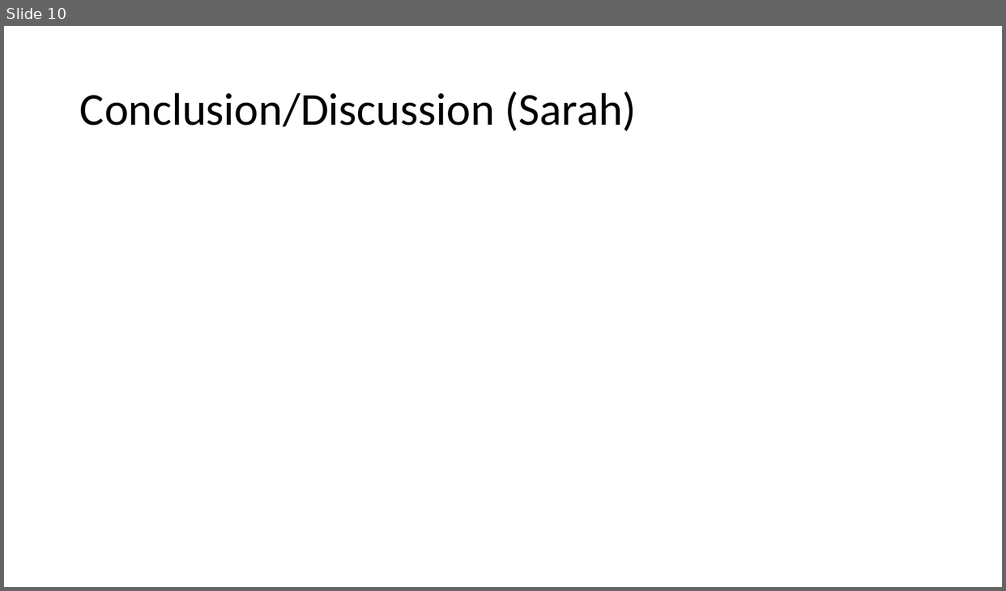
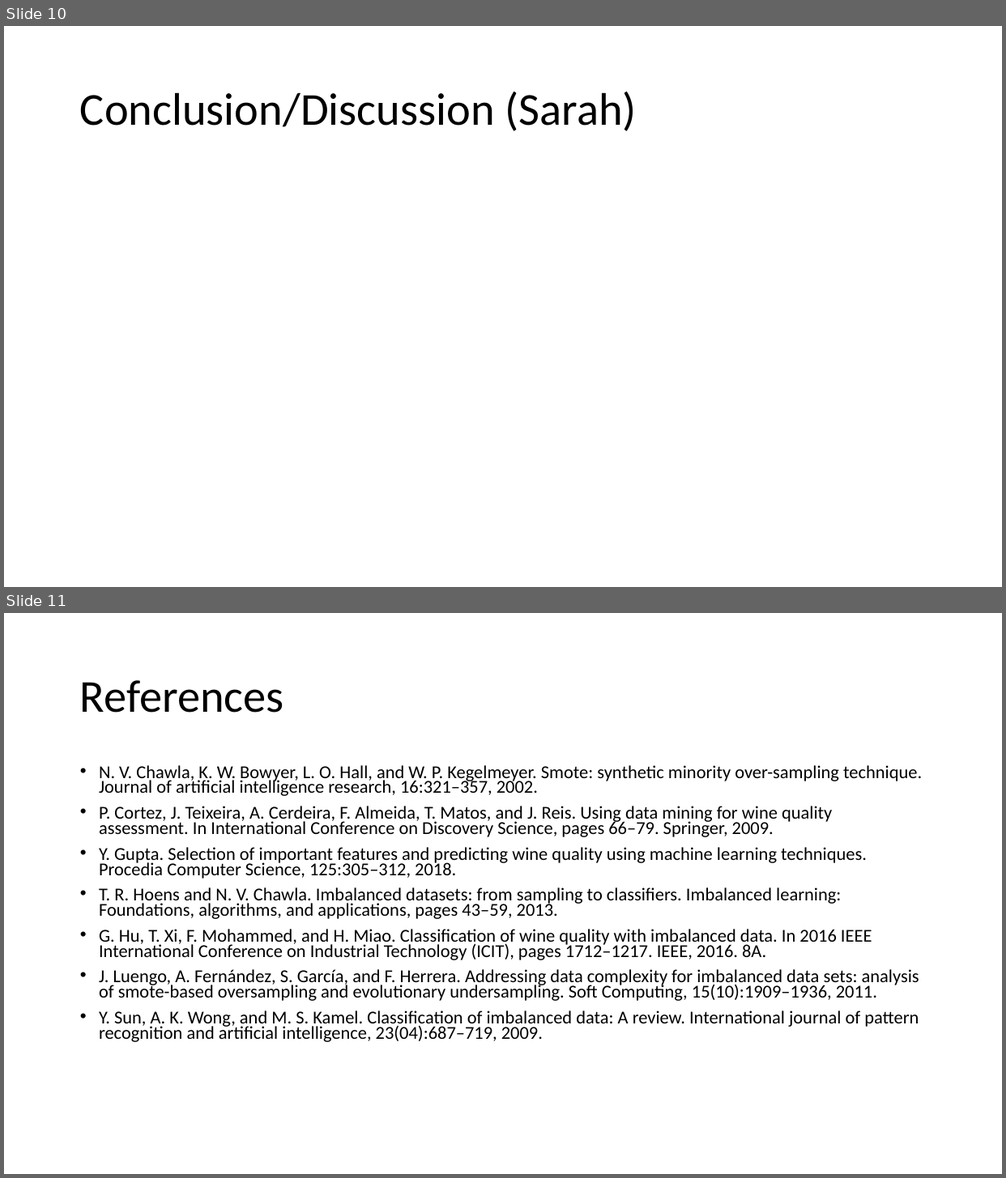
Before and after one commit to earobinson95/Statistical-Learning-Project-UNL-STAT983, a slide deck: presentation/final-presentation.pptx. Shown one above the other, each under a label of ours: slide 10 before the commit, slides 10 and 11 after it. The pictures are 1006x591 and 1006x1178 pixels, drawn with LibreOffice and Linux fonts; fonts in the diff are those of the drawing. Boxes give left, top, right and bottom in pixels: in the first picture for what was removed or moved away, otherwise in the second. Text is boxed around its words. In the diff, an @@ line names an element or a change of style, - is before the commit and + after.

```diff
--- a/presentation/final-presentation.pptx
+++ b/presentation/final-presentation.pptx
@@ slide 11 added at (4, 613, 1002, 1174), background #FFFFFF @@
@@ title added at (80, 680, 284, 713), 44 pt, text #000000 @@
+References
@@ text added at (99, 765, 922, 1042), 17.5 pt, text #000000 @@
+• N. V. Chawla, K. W. Bowyer, L. O. Hall, and W. P. Kegelmeyer. Smote: synthetic minority over-sampling technique. Journal of artificial intelligence research, 16:321–357, 2002.
+• P. Cortez, J. Teixeira, A. Cerdeira, F. Almeida, T. Matos, and J. Reis. Using data mining for wine quality assessment. In International Conference on Discovery Science, pages 66–79. Springer, 2009.
+• Y. Gupta. Selection of important features and predicting wine quality using machine learning techniques. Procedia Computer Science, 125:305–312, 2018.
+• T. R. Hoens and N. V. Chawla. Imbalanced datasets: from sampling to classifiers. Imbalanced learning: Foundations, algorithms, and applications, pages 43–59, 2013.
+• G. Hu, T. Xi, F. Mohammed, and H. Miao. Classification of wine quality with imbalanced data. In 2016 IEEE International Conference on Industrial Technology (ICIT), pages 1712–1217. IEEE, 2016. 8A.
+• J. Luengo, A. Fernández, S. García, and F. Herrera. Addressing data complexity for imbalanced data sets: analysis of smote-based oversampling and evolutionary undersampling. Soft Computing, 15(10):1909–1936, 2011.
+• Y. Sun, A. K. Wong, and M. S. Kamel. Classification of imbalanced data: A review. International journal of pattern recognition and artificial intelligence, 23(04):687–719, 2009.
```
Also in this commit, not shown: 5 slides changed, 5 other files.
